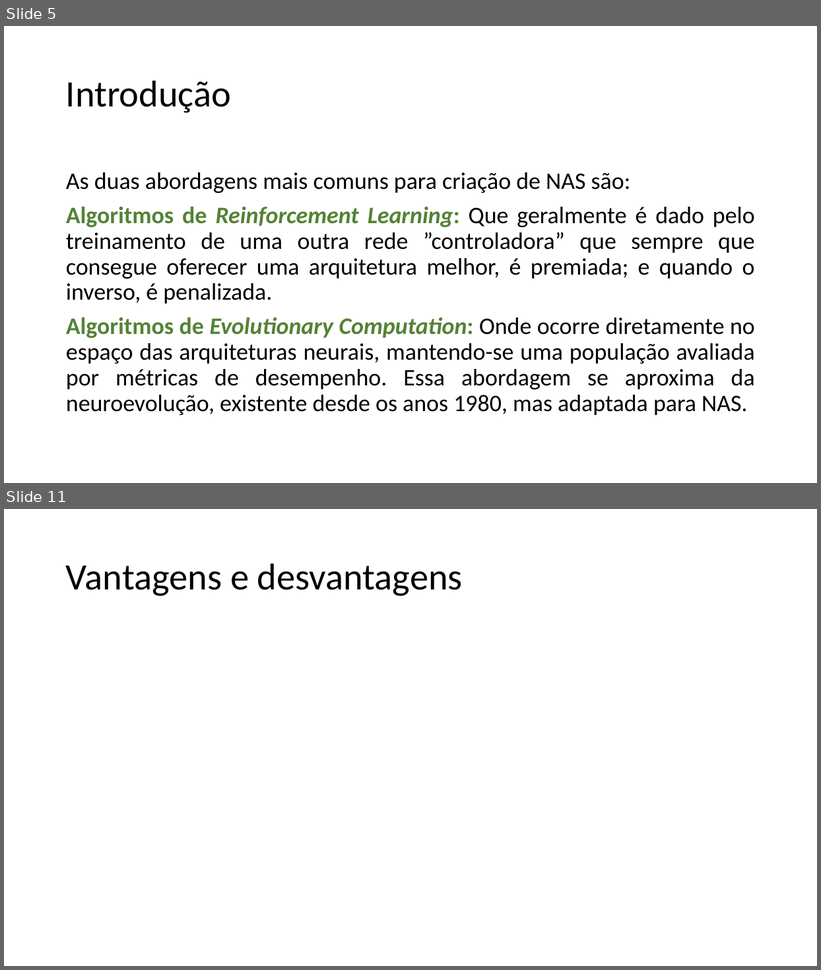
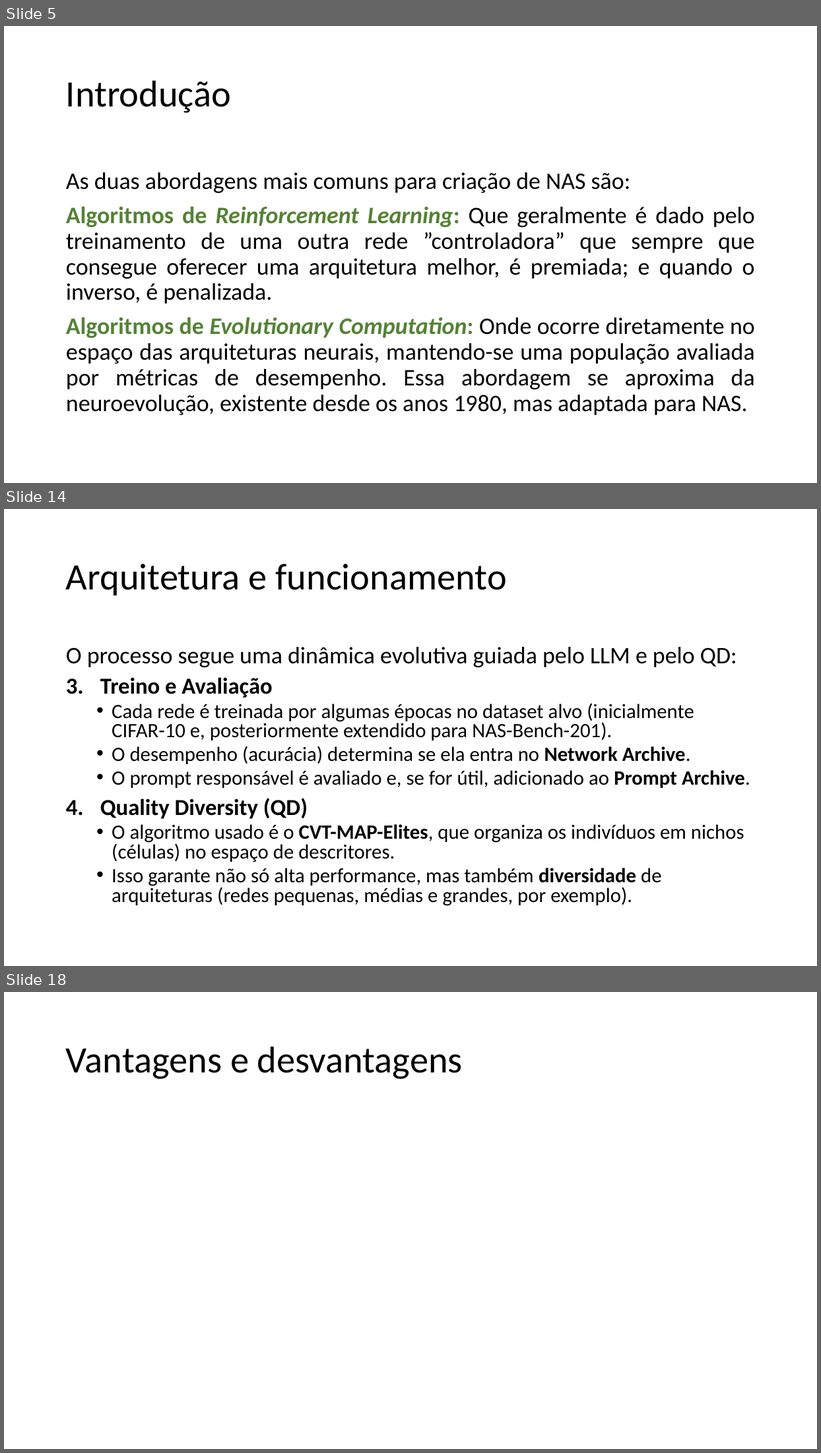
Before and after one commit to guerrato/guerrato_967_tp558, a slide deck: seminarios/TP558_LLM_QD.pptx. Shown one above the other, each under a label of ours: slides 5 and 11 before the commit, slides 5, 14 and 18 after it; the slides between them are not shown. The pictures are 821x970 and 821x1453 pixels, drawn with LibreOffice and Linux fonts; fonts in the diff are those of the drawing. Boxes give left, top, right and bottom in pixels: in the first picture for what was removed or moved away, otherwise in the second. Text is boxed around its words. In the diff, an @@ line names an element or a change of style, - is before the commit and + after.

Commit message:
Preparing slides - Fundamentação, Arquitetura e treinamento

```diff
--- a/seminarios/TP558_LLM_QD.pptx
+++ b/seminarios/TP558_LLM_QD.pptx
@@ slide 14 added at box(4, 509, 817, 966), background #FFFFFF @@
@@ title added at box(66, 564, 507, 595), 44 pt, text #000000 @@
+Arquitetura e funcionamento
@@ text added at box(66, 647, 750, 906), 24 pt, text #000000 @@
+O processo segue uma dinâmica evolutiva guiada pelo LLM e pelo QD:
+3. Treino e Avaliação
+  • Cada rede é treinada por algumas épocas no dataset alvo (inicialmente CIFAR-10 e, posteriormente extendido para NAS-Bench-201).
+  • O desempenho (acurácia) determina se ela entra no Network Archive.
+  • O prompt responsável é avaliado e, se for útil, adicionado ao Prompt Archive.
+4. Quality Diversity (QD)
+  • O algoritmo usado é o CVT-MAP-Elites, que organiza os indivíduos em nichos (células) no espaço de descritores.
+  • Isso garante não só alta performance, mas também diversidade de arquiteturas (redes pequenas, médias e grandes, por exemplo).
@@ what was slide 11 is now slide 18 @@
```
Also in this commit, not shown: 4 slides changed, 7 other slides added, 1 slide removed.
